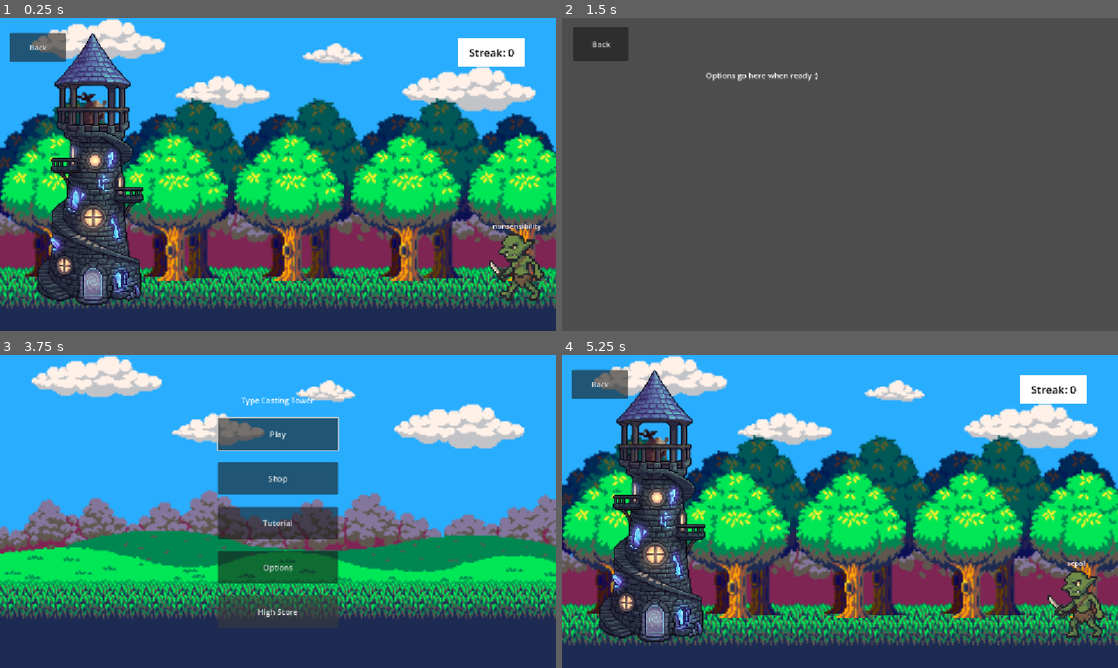
Above: before the commit, frames 1-4 (two rows, left to right).
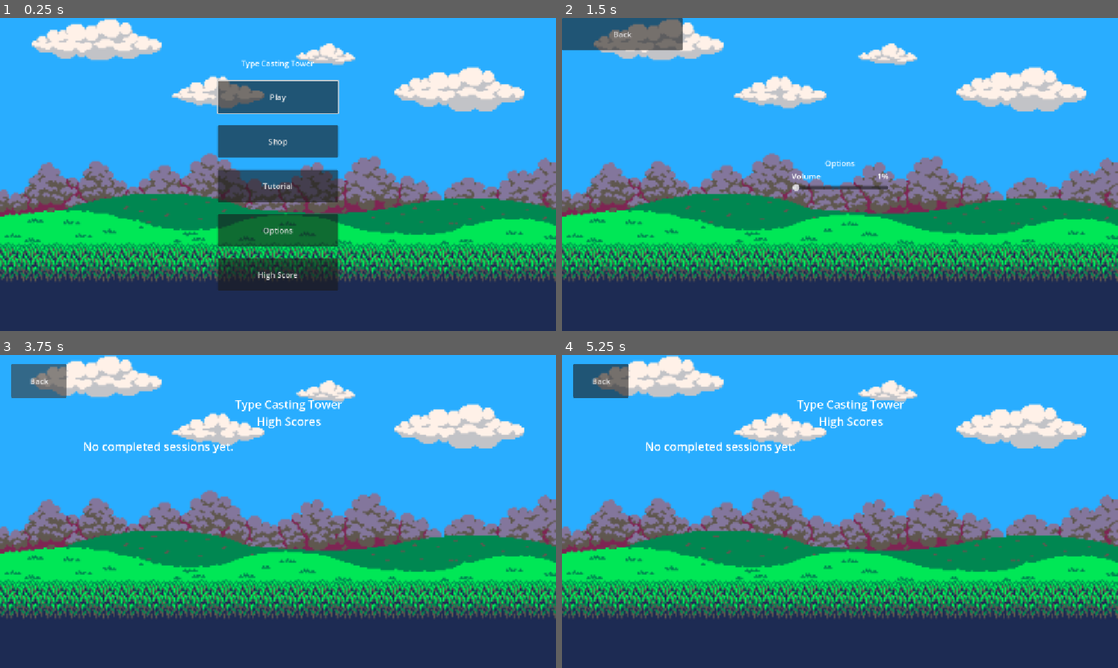
Above: after the commit, the same moments.

Repository: Lychiez/TypingTowerDefense
Game: Godot game, scene res://scenes/menus/main_menu.tscn
The game is run twice, just before and just after one commit, with the same random seed, the same clock (stepped at 60 frames per second) and the same inputs. Before the commit the project starts from res://scenes/game/game.tscn. Sound files missing from this copy of the repository are replaced by a short silence.
Inputs (mouse positions are in pixels of both pictures, inside the frame that each line leads up to):
- Up to frame 1 (0.25 s): no input
- Up to frame 2 (1.5 s): click (600, 46) at 0.5 s, where only the run before the commit has a clickable "Back"; click "Options" at 1.25 s
- Up to frame 3 (3.75 s): click "Back" at 2 s; click "High Score" at 2.75 s; click "Back" at 3.5 s
- Up to frame 4 (5.25 s): click (840, 433) at 4.25 s, where only the run before the commit has a clickable "Play"; tap Backspace at 5.1 s

The runs differ from the first frame. In frame 1, 66% of the frame differs, in the area x 0-100%, y 0-93%; in frame 2, 96%, in the area x 0-100%, y 0-100%; in frame 3, 12%; in frame 4, 64%.
Error after the commit: Cannot call method 'get_playback_position' on a null value. (res://scenes/options/return_button.gd:9)

Commit message:
Volume Slider + bg music

Diff:
--- a/game/type-casting-tower/project.godot
+++ b/game/type-casting-tower/project.godot
@@ -11,7 +11,7 @@
 [application]
 
 config/name="TypeCastingTower"
-run/main_scene="uid://d15dgw0pqs115"
+run/main_scene="uid://cvu73adlupnos"
 config/features=PackedStringArray("4.7", "Forward Plus")
 config/icon="res://icon.svg"
 
@@ -19,16 +19,11 @@
 
 MusicState="*uid://y5711nv4rl1b"
 ScoreManager="*uid://d17j2iovfeas7"
-WordClass="*uid://cf66mvc4wqowy"
 
 [display]
 
 window/stretch/mode="canvas_items"
 window/stretch/aspect="expand"
-
-[global_group]
-
-enemies=""
 
 [physics]
 
--- a/game/type-casting-tower/scenes/game/game.tscn
+++ b/game/type-casting-tower/scenes/game/game.tscn
@@ -7,20 +7,126 @@
 [ext_resource type="Texture2D" uid="uid://bwy45db7p8ou2" path="res://assets/Multi_Platformer_Tileset_Free/GrassLand/Background/GrassLand_Background_5.png" id="3_5i0tg"]
 [ext_resource type="Texture2D" uid="uid://dwhx2rxaqoeqx" path="res://assets/Multi_Platformer_Tileset_Free/GrassLand/Props/GrassLand_Tree.png" id="4_lfrn8"]
 [ext_resource type="Texture2D" uid="uid://bt242uhnxdc3d" path="res://assets/images/TowerSpriteSheet.png" id="6_5i0tg"]
-[ext_resource type="PackedScene" uid="uid://ddj55mj6w515b" path="res://scenes/player/Player.tscn" id="7_otnwt"]
-[ext_resource type="PackedScene" uid="uid://gtbedv7aqoth" path="res://scenes/enemy/enemy.tscn" id="8_4j704"]
+[ext_resource type="Texture2D" uid="uid://dcpojqrgvq0wx" path="res://assets/warloclSpriteSheet.png" id="6_vaxfo"]
+[ext_resource type="Texture2D" uid="uid://baqj2fjqiyrs1" path="res://assets/goblin_frames/attack_01.png" id="7_5jirj"]
+[ext_resource type="Texture2D" uid="uid://booxq7sev5jit" path="res://assets/images/fireball.png" id="7_ftsea"]
+[ext_resource type="Texture2D" uid="uid://c45a1ypatimov" path="res://assets/goblin_frames/attack_03.png" id="8_vaxfo"]
+[ext_resource type="Texture2D" uid="uid://cueiqfthyv701" path="res://assets/goblin_frames/attack_02.png" id="9_ftsea"]
+[ext_resource type="Texture2D" uid="uid://vehu78vy88dw" path="res://assets/goblin_frames/attack_04.png" id="10_otnwt"]
+[ext_resource type="Texture2D" uid="uid://bdi8vcgbhc4jr" path="res://assets/goblin_frames/walk_01.png" id="11_3xj4h"]
 [ext_resource type="Script" uid="uid://bsmwya4r70cxt" path="res://scenes/game/tower.gd" id="11_5v6r0"]
+[ext_resource type="Texture2D" uid="uid://bvbll7yg46gl0" path="res://assets/goblin_frames/walk_02.png" id="12_5v6r0"]
 
 [sub_resource type="StyleBoxFlat" id="StyleBoxFlat_fffr6"]
 bg_color = Color(1, 1, 1, 1)
 
+[sub_resource type="AtlasTexture" id="AtlasTexture_3xj4h"]
+atlas = ExtResource("6_vaxfo")
+region = Rect2(50, 0, 25, 26)
+
+[sub_resource type="AtlasTexture" id="AtlasTexture_otnwt"]
+atlas = ExtResource("6_vaxfo")
+region = Rect2(25, 0, 25, 26)
+
+[sub_resource type="AtlasTexture" id="AtlasTexture_5v6r0"]
+atlas = ExtResource("6_vaxfo")
+region = Rect2(75, 0, 25, 26)
+
+[sub_resource type="AtlasTexture" id="AtlasTexture_vaxfo"]
+atlas = ExtResource("6_vaxfo")
+region = Rect2(0, 26, 25, 26)
+
+[sub_resource type="AtlasTexture" id="AtlasTexture_ftsea"]
+atlas = ExtResource("6_vaxfo")
+region = Rect2(25, 26, 25, 26)
+
+[sub_resource type="AtlasTexture" id="AtlasTexture_uyinl"]
+atlas = ExtResource("6_vaxfo")
+region = Rect2(75, 0, 25, 26)
+
+[sub_resource type="AtlasTexture" id="AtlasTexture_10c2w"]
+atlas = ExtResource("6_vaxfo")
+region = Rect2(75, 26, 25, 26)
+
+[sub_resource type="AtlasTexture" id="AtlasTexture_pg2xm"]
+atlas = ExtResource("6_vaxfo")
+region = Rect2(100, 26, 25, 26)
+
+[sub_resource type="SpriteFrames" id="SpriteFrames_fffr6"]
+animations = [{
+"frames": [{
+"duration": 3.0,
+"texture": SubResource("AtlasTexture_3xj4h")
+}, {
+"duration": 3.0,
+"texture": SubResource("AtlasTexture_otnwt")
+}, {
+"duration": 4.0,
+"texture": SubResource("AtlasTexture_5v6r0")
+}],
+"loop": 1,
+"name": &"Idle",
+"speed": 5.0
+}, {
+"frames": [{
+"duration": 1.0,
+"texture": SubResource("AtlasTexture_vaxfo")
+}, {
+"duration": 1.0,
+"texture": SubResource("AtlasTexture_ftsea")
+}, {
+"duration": 1.0,
+"texture": SubResource("AtlasTexture_uyinl")
+}, {
+"duration": 1.0,
+"texture": SubResource("AtlasTexture_10c2w")
+}, {
+"duration": 1.0,
+"texture": SubResource("AtlasTexture_pg2xm")
+}],
+"loop": 1,
+"name": &"attack",
+"speed": 5.0
+}]
+
 [sub_resource type="RectangleShape2D" id="RectangleShape2D_5v6r0"]
 size = Vector2(46.217644, 168.25226)
 
+[sub_resource type="SpriteFrames" id="SpriteFrames_5i0tg"]
+animations = [{
+"frames": [{
+"duration": 1.0,
+"texture": ExtResource("7_5jirj")
+}, {
+"duration": 1.0,
+"texture": ExtResource("8_vaxfo")
+}, {
+"duration": 1.0,
+"texture": ExtResource("9_ftsea")
+}, {
+"duration": 1.0,
+"texture": ExtResource("10_otnwt")
+}],
+"loop": 1,
+"name": &"Goblin Attack",
+"speed": 5.0
+}, {
+"frames": [{
+"duration": 2.0,
+"texture": ExtResource("11_3xj4h")
+}, {
+"duration": 1.5,
+"texture": ExtResource("12_5v6r0")
+}],
+"loop": 1,
+"name": &"Goblin walk",
+"speed": 5.0
+}]
+
 [sub_resource type="StyleBoxFlat" id="StyleBoxFlat_gq1x7"]
 bg_color = Color(1, 1, 1, 1)
 
-[node name="Game" type="Control" unique_id=1119010962 node_paths=PackedStringArray("tower", "enemy", "player")]
+[node name="Game" type="Control" unique_id=1119010962 node_paths=PackedStringArray("tower", "enemy")]
 layout_mode = 3
 anchors_preset = 15
 anchor_right = 1.0
@@ -30,8 +136,7 @@
 scale = Vector2(0.92730117, 0.9190501)
 script = ExtResource("1_otnwt")
 tower = NodePath("Tower")
-enemy = NodePath("EnemySprite")
-player = NodePath("player")
+enemy = NodePath("Enemy Goblin")
 
 [node name="Clouds" type="TextureRect" parent="." unique_id=1802483545]
 layout_mode = 1
@@ -153,7 +258,6 @@
 texture = ExtResource("4_lfrn8")
 
 [node name="Textbox" type="RichTextLabel" parent="." unique_id=849033249]
-visible = false
 custom_minimum_size = Vector2(512, 128)
 layout_mode = 0
 offset_left = 344.0
@@ -178,13 +282,18 @@
 text = "Back"
 script = ExtResource("1_sul5r")
 
-[node name="EnemySprite" parent="." unique_id=288556815 instance=ExtResource("8_4j704")]
-position = Vector2(1157.1215, 557.0969)
-scale = Vector2(1, 0.99999994)
-
-[node name="player" parent="." unique_id=912395618 instance=ExtResource("7_otnwt")]
-position = Vector2(197, 203)
+[node name="Wizard" type="AnimatedSprite2D" parent="." unique_id=1055826836]
+position = Vector2(206, 193)
 scale = Vector2(3.5, 3.5)
+sprite_frames = SubResource("SpriteFrames_fffr6")
+animation = &"Idle"
+autoplay = "Idle"
+frame_progress = 0.47632495
+
+[node name="Fireball" type="Sprite2D" parent="Wizard" unique_id=1200143427]
+position = Vector2(37.142857, -1.1428556)
+scale = Vector2(2, 2)
+texture = ExtResource("7_ftsea")
 
 [node name="Tower" type="Sprite2D" parent="." unique_id=1871822049]
 position = Vector2(201, 343)
@@ -201,6 +310,14 @@
 position = Vector2(-7.3142395, 54.004425)
 scale = Vector2(6.443546, 6.443546)
 shape = SubResource("RectangleShape2D_5v6r0")
+
+[node name="Enemy Goblin" type="AnimatedSprite2D" parent="." unique_id=1061011028]
+position = Vector2(1216.4332, 566.8897)
+scale = Vector2(0.37814164, 0.37814164)
+sprite_frames = SubResource("SpriteFrames_5i0tg")
+animation = &"Goblin walk"
+autoplay = "Goblin walk"
+frame_progress = 0.2482586
 
 [node name="Streak" type="Label" parent="." unique_id=1159214983]
 custom_minimum_size = Vector2(64, 64)
--- a/game/type-casting-tower/scenes/game/gameplay.gd
+++ b/game/type-casting-tower/scenes/game/gameplay.gd
@@ -1,7 +1,6 @@
 extends Node
 @export var tower: Node
 @export var enemy: Node
-@export var player: Node
 @onready var textBox: RichTextLabel = $Textbox
 @onready var streakBox: Label = $Streak
 @onready var gameOverBox: VBoxContainer = $"Game Over Box"
@@ -12,80 +11,79 @@
 # Called when the node enters the scene tree for the first time.
 # moved to the collision handling by the collision shapes
 var session_ended := false
+var typed_word:=""
+var dictionary = ["Typing","Typing","Defence"]
+var index = 0
+var target_word= dictionary[index]
 var streak = 0
 var session_saved := false
 
 func _ready() -> void:
-	player.streak_changed.connect(streak_change)
+	update_word_display()
 	tower.destroyed.connect(end_session)
 
 # Called every frame. 'delta' is the elapsed time since the previous frame.
 func _process(delta: float) -> void:
 	pass
 
-#func update_word_display() ->void:
-	#if target_word.is_empty():
-		#target_word = WordClass.wordsList.pick_random()
-	#textBox.clear()
-	#for i in range(target_word.length()):
-		#var letter_color := Color.BLACK
-		#if i < typed_word.length():
-			#if typed_word[i] == target_word[i]:
-				#letter_color = Color.GREEN
-			#else:
-				#letter_color = Color.RED
-		#textBox.push_color(letter_color)
-		#textBox.add_text(target_word[i])
-		#textBox.pop()
-	#textBox.add_text("\n" + typed_word)
+func update_word_display() ->void:
+	target_word = dictionary[index]
+	textBox.clear()
+	for i in range(target_word.length()):
+		var letter_color := Color.BLACK
+		if i < typed_word.length():
+			if typed_word[i] == target_word[i]:
+				letter_color = Color.GREEN
+			else:
+				letter_color = Color.RED
+		textBox.push_color(letter_color)
+		textBox.add_text(target_word[i])
+		textBox.pop()
+	textBox.add_text("\n" + typed_word)
 
 #keyboard input of typing, only want letters
 #add to the type_word or remove, or send tp submit to comparision handling
-#func _unhandled_key_input(event: InputEvent) -> void:
-	#if session_ended:
-		#return
-	#if not event is InputEventKey:
-		#return
-	#if not event.pressed or event.echo:
-		#return
-	#if event.keycode == KEY_ENTER:
-		#print("entered pressed")
-		#if not typed_word.is_empty():
-			#_submit_word()
-	#elif event.keycode == KEY_BACKSPACE:
-			#print("backspace pressed")
-			#typed_word = typed_word.left(-1)
-	#elif (event.unicode >= 65 and event.unicode <= 90) or \
-		#(event.unicode >= 97 and event.unicode <= 122):
-		#print("pressed " + String.chr(event.unicode))
-		#typed_word += String.chr(event.unicode)
-	#else:
-		#return
-	#update_word_display()
-	#get_viewport().set_input_as_handled()
+func _unhandled_key_input(event: InputEvent) -> void:
+	if session_ended:
+		return
+	if not event is InputEventKey:
+		return
+	if not event.pressed or event.echo:
+		return
+	if event.keycode == KEY_ENTER:
+		print("entered pressed")
+		if not typed_word.is_empty():
+			_submit_word()
+	elif event.keycode == KEY_BACKSPACE:
+			print("backspace pressed")
+			typed_word = typed_word.left(-1)
+	elif (event.unicode >= 65 and event.unicode <= 90) or \
+		(event.unicode >= 97 and event.unicode <= 122):
+		print("pressed " + String.chr(event.unicode))
+		typed_word += String.chr(event.unicode)
+	else:
+		return
+	update_word_display()
+	get_viewport().set_input_as_handled()
 
 #handle comparison and consequences
-#func _submit_word() -> void:
-	#if not (typed_word == target_word):
-		#print("word wan't correct, reset streak")
-		#streak = 0
-	#else:
-		##enemy.take_damage(1)
-		#streak += 1
-	#typed_word = ""
-	#target_word = ""
-	##index = (index + 1) % dictionary.size()
-	#streakBox.text = "Streak: " + str(streak)
-	#return
-
-func streak_change(new_streak: int) -> void:
-	streakBox.text = "Streak: " + str(new_streak)
+func _submit_word() -> void:
+	if not (typed_word == target_word):
+		print("word wan't correct, reset streak")
+		streak = 0
+	else:
+		#enemy.take_damage(1)
+		streak += 1
+	typed_word = ""
+	index = (index + 1) % dictionary.size()
+	streakBox.text = "Streak: " + str(streak)
+	return
 
 # a game session ends
 #tower for game ending reasons
 func end_session() -> void:
 	if session_saved:
 		return
-	#var error := ScoreManager.save_score(streak)
-	#if error == OK:
-		#session_saved = true
+	var error := ScoreManager.save_score(streak)
+	if error == OK:
+		session_saved = true
--- a/game/type-casting-tower/scenes/game/tower.gd
+++ b/game/type-casting-tower/scenes/game/tower.gd
@@ -17,8 +17,7 @@
 
 
 func _ready() -> void:
-	#$Area2D.area_entered.connect(_on_enemy_entered)
-	pass
+	$Area2D.area_entered.connect(_on_enemy_entered)
 
 func _on_enemy_entered(area: Area2D) -> void:
 	# Assumes the enemy's Area2D is a child of its sprite.
--- /dev/null
+++ b/game/type-casting-tower/scenes/options/VBoxContainter.gd
@@ -0,0 +1,25 @@
+extends VBoxContainer
+
+@export var bus_name: String = "Master"
+
+@onready var slider: HSlider = $HSlider
+@onready var value: Label = $HBoxContainer/Value
+
+var bus_index: int
+
+func _ready() -> void:
+	bus_index = AudioServer.get_bus_index(bus_name)
+	var current_db := AudioServer.get_bus_volume_db(bus_index)
+
+	slider.value = db_to_linear(current_db)
+	_update_display(slider.value)
+
+	slider.value_changed.connect(_on_value_changed)
+
+func _on_value_changed(new_value: float) -> void:
+	AudioServer.set_bus_volume_db(bus_index, linear_to_db(new_value))
+	_update_display(new_value)
+
+func _update_display(val: float) -> void:
+	var volume_int: int = int(val)
+	value.text = str(volume_int) + "%"
--- /dev/null
+++ b/game/type-casting-tower/scenes/options/Volume.gd
@@ -0,0 +1,13 @@
+extends HSlider
+
+@export var bus_name: String = "Master"
+var bus_index: int
+
+func _ready() -> void:
+	bus_index = AudioServer.get_bus_index(bus_name)
+	var current_db := AudioServer.get_bus_volume_db(bus_index)
+	value = db_to_linear(current_db)
+	value_changed.connect(_on_value_changed)
+
+func _on_value_changed(new_value: float) -> void:
+	AudioServer.set_bus_volume_db(bus_index, linear_to_db(new_value))
--- /dev/null
+++ b/game/type-casting-tower/scenes/options/option_music.gd
@@ -0,0 +1,6 @@
+extends Control
+
+@onready var music: AudioStreamPlayer = $AudioStreamPlayer
+
+func _ready() -> void:
+	music.play(MusicState.options_position)
--- /dev/null
+++ b/game/type-casting-tower/scenes/options/options.gd
@@ -0,0 +1,6 @@
+extends Control
+
+@onready var music: AudioStreamPlayer = $AudioStreamPlayer
+
+func _ready() -> void:
+	music.play(MusicState.options_position)
--- a/game/type-casting-tower/scenes/options/options.tscn
+++ b/game/type-casting-tower/scenes/options/options.tscn
@@ -1,6 +1,11 @@
 [gd_scene format=3 uid="uid://dayc3dw0wsghi"]
 
+[ext_resource type="Script" uid="uid://2wqbwf4kvyhp" path="res://scenes/options/options.gd" id="1_025dt"]
 [ext_resource type="Script" uid="uid://c3nyf7ctx0w44" path="res://scenes/options/return_button.gd" id="1_ac427"]
+[ext_resource type="AudioStream" uid="uid://c32nht6qutet1" path="res://assets/audio/From The Start - Laufey (shop theme).mp3" id="1_kmbin"]
+[ext_resource type="Texture2D" uid="uid://c3lgifyva7j86" path="res://assets/images/GrassLand_Background_Guide.png" id="2_qe4tn"]
+[ext_resource type="Script" uid="uid://btmreds7gaovr" path="res://scenes/options/VBoxContainter.gd" id="4_g56r3"]
+[ext_resource type="Script" uid="uid://dd652cr551d7r" path="res://scenes/options/Volume.gd" id="5_f2ajo"]
 
 [node name="Options" type="Control" unique_id=1375746285]
 layout_mode = 3
@@ -9,21 +14,65 @@
 anchor_bottom = 1.0
 grow_horizontal = 2
 grow_vertical = 2
+script = ExtResource("1_025dt")
 
-[node name="Label" type="Label" parent="." unique_id=878335530]
-layout_mode = 0
-offset_left = 298.0
-offset_top = 107.0
-offset_right = 531.0
-offset_bottom = 130.0
-text = "Options go here when ready :)"
+[node name="AudioStreamPlayer" type="AudioStreamPlayer" parent="." unique_id=876722383]
+unique_name_in_owner = true
+stream = ExtResource("1_kmbin")
+volume_db = -30.444
+autoplay = true
 
-[node name="ReturnButton" type="Button" parent="." unique_id=1371808445]
+[node name="Background" type="TextureRect" parent="." unique_id=969090818]
+layout_mode = 1
+anchors_preset = 15
+anchor_right = 1.0
+anchor_bottom = 1.0
+grow_horizontal = 2
+grow_vertical = 2
+texture = ExtResource("2_qe4tn")
+
+[node name="MarginContainer" type="CenterContainer" parent="." unique_id=1535703982]
+layout_mode = 1
+anchors_preset = 15
+anchor_right = 1.0
+anchor_bottom = 1.0
+grow_horizontal = 2
+grow_vertical = 2
+
+[node name="VBoxContainer" type="VBoxContainer" parent="MarginContainer" unique_id=23168602]
+layout_mode = 2
+theme_override_constants/separation = 4
+script = ExtResource("4_g56r3")
+
+[node name="Options" type="Label" parent="MarginContainer/VBoxContainer" unique_id=1742401767]
+layout_mode = 2
+text = "Options"
+horizontal_alignment = 1
+
+[node name="HBoxContainer" type="HBoxContainer" parent="MarginContainer/VBoxContainer" unique_id=455275349]
+layout_mode = 2
+theme_override_constants/separation = 8
+
+[node name="Volume" type="Label" parent="MarginContainer/VBoxContainer/HBoxContainer" unique_id=231443499]
+layout_mode = 2
+size_flags_horizontal = 3
+text = "Volume"
+
+[node name="Value" type="Label" parent="MarginContainer/VBoxContainer/HBoxContainer" unique_id=1397554652]
+layout_mode = 2
+text = "50%"
+horizontal_alignment = 2
+
+[node name="HSlider" type="HSlider" parent="MarginContainer/VBoxContainer" unique_id=773116444]
+custom_minimum_size = Vector2(200, 0)
+layout_mode = 2
+value = 50.0
+script = ExtResource("5_f2ajo")
+
+[node name="ReturnButton" type="Button" parent="MarginContainer/VBoxContainer" unique_id=1371808445]
 unique_name_in_owner = true
-layout_mode = 0
-offset_left = 23.0
-offset_top = 19.0
-offset_right = 138.0
-offset_bottom = 89.0
+top_level = true
+custom_minimum_size = Vector2(250, 67)
+layout_mode = 2
 text = "Back"
 script = ExtResource("1_ac427")
--- a/game/type-casting-tower/scenes/options/return_button.gd
+++ b/game/type-casting-tower/scenes/options/return_button.gd
@@ -1,7 +1,10 @@
-extends Control
+extends Button
+
+@onready var music: AudioStreamPlayer = %AudioStreamPlayer
 
 func _ready() -> void:
-	%ReturnButton.pressed.connect(_on_back_pressed)
+	pressed.connect(_on_pressed)
 
-func _on_back_pressed() -> void:
+func _on_pressed() -> void:
+	MusicState.options_position = music.get_playback_position()
 	get_tree().change_scene_to_file("res://scenes/menus/main_menu.tscn")
--- a/game/type-casting-tower/scripts/music_state.gd
+++ b/game/type-casting-tower/scripts/music_state.gd
@@ -1,3 +1,4 @@
 extends Node
 
 var shop_position: float = 0.0
+var options_position: float = 0.0
Not shown, added: game/type-casting-tower/scenes/options/VBoxContainter.gd.uid
Not shown, added: game/type-casting-tower/scenes/options/Volume.gd.uid
Not shown, added: game/type-casting-tower/scenes/options/option_music.gd.uid
Not shown, added: game/type-casting-tower/scenes/options/options.gd.uid
